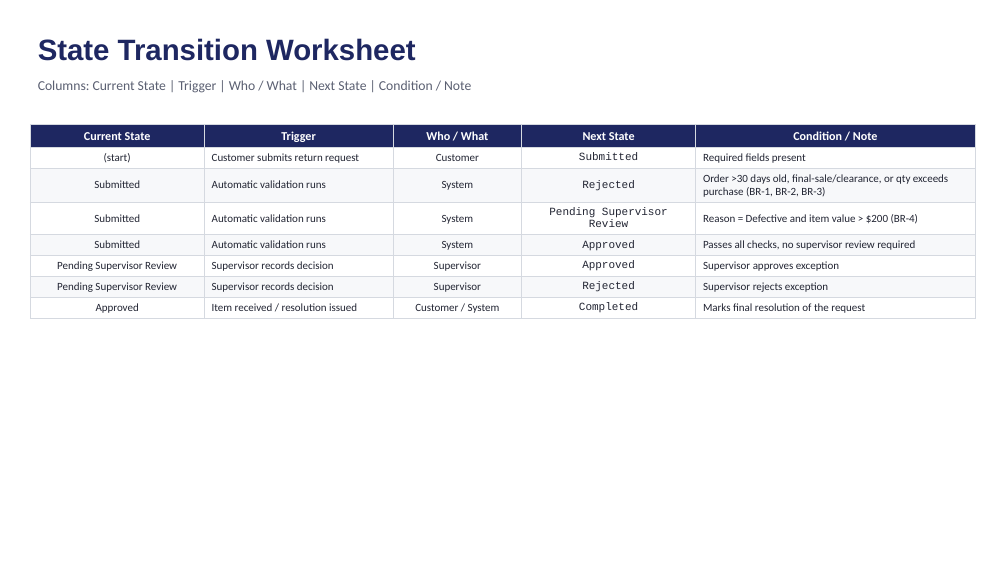
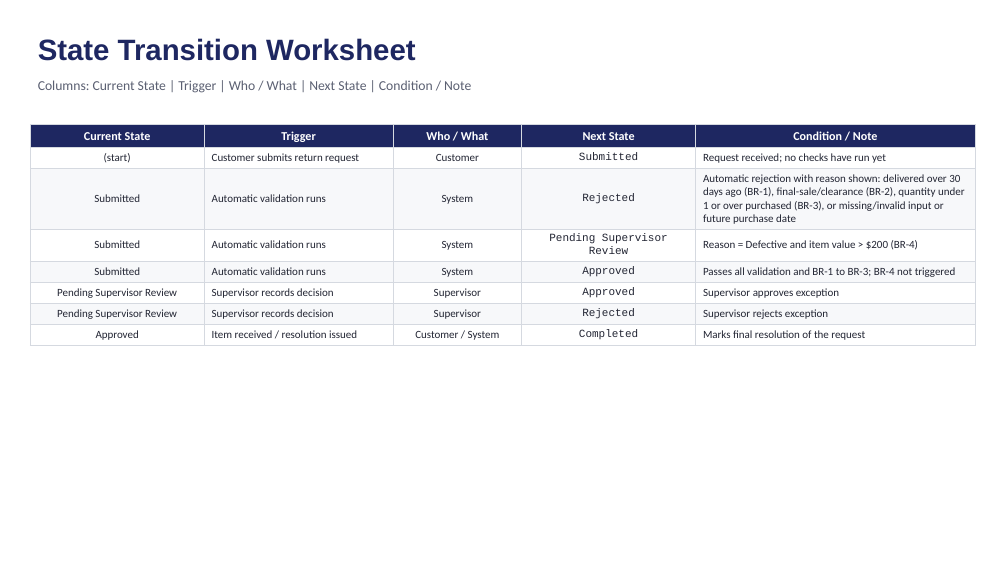
Before and after one commit to UH-MIS3371/MIS3371-Section26252-Group3, a slide deck: slide 4 of docs/03-system-design/state-model-v1.pptx. Drawn at 1008x567 pixels with LibreOffice and Linux fonts; fonts in the diff are those of the drawing. Boxes give left, top, right and bottom in pixels: in the first picture for what was removed or moved away, otherwise in the second. Text is boxed around its words. In the diff, an @@ line names an element or a change of style, - is before the commit and + after.

```diff
--- a/docs/03-system-design/state-model-v1.pptx
+++ b/docs/03-system-design/state-model-v1.pptx
@@ table at box(30, 125, 975, 344) @@
-row 2, column 5: Required fields present
+row 2, column 5: Request received; no checks have run yet
-row 3, column 5: Order >30 days old, final-sale/clearance, or qty exceeds purchase (BR-1, BR-2, BR-3)
+row 3, column 5: Automatic rejection with reason shown: delivered over 30 days ago (BR-1), final-sale/clearance (BR-2), quantity under 1 or over purchased (BR-3), or missing/invalid input or future purchase date
-row 5, column 5: Passes all checks, no supervisor review required
+row 5, column 5: Passes all validation and BR-1 to BR-3; BR-4 not triggered
```
Also in this commit, not shown: 2 other slides changed.
